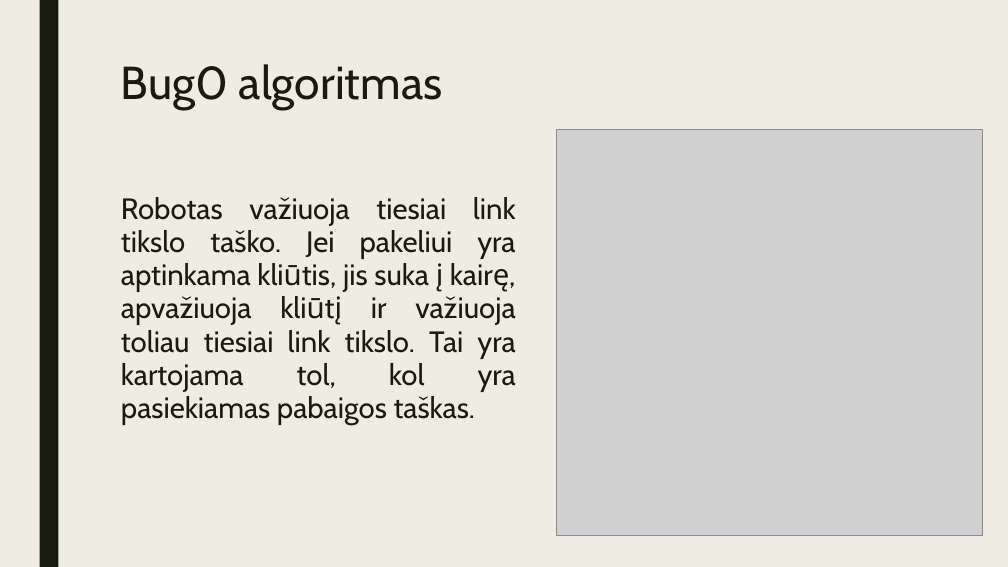
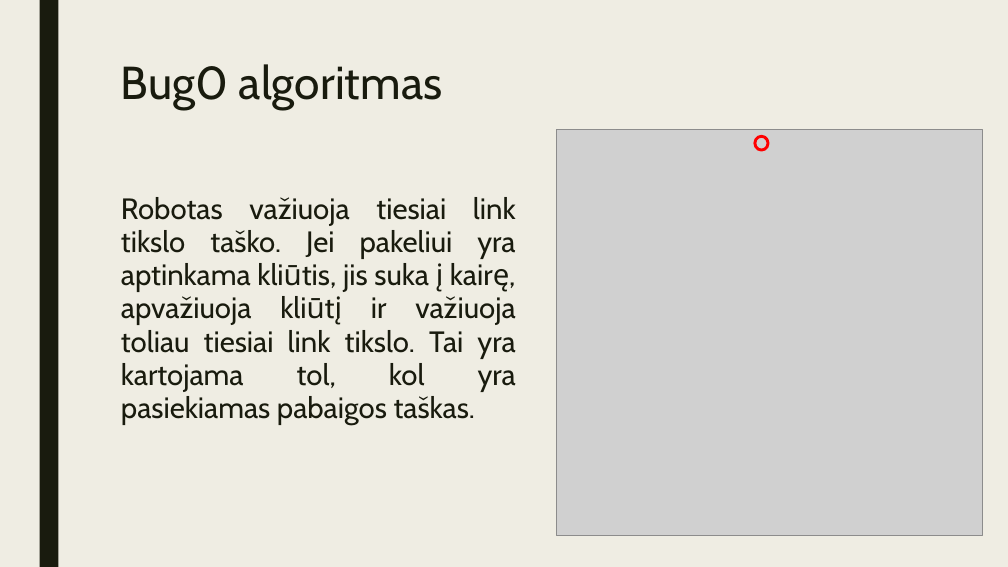
Before and after one commit to tomsius/robotu_projektas, a slide deck: slide 4 of Pristatymas.pptx. Drawn at 1008x567 pixels with LibreOffice and Linux fonts; fonts in the diff are those of the drawing; grey boxes stand for pictures. Boxes give left, top, right and bottom in pixels: in the first picture for what was removed or moved away, otherwise in the second. Text is boxed around its words. In the diff, an @@ line names an element or a change of style, - is before the commit and + after.

Commit message:
Pazymejau tiksla bug0 algoritmo aiskinime

```diff
--- a/Pristatymas.pptx
+++ b/Pristatymas.pptx
@@ ellipse added at (755,136,768,150), outline #FF0000 2.75 pt @@
```
